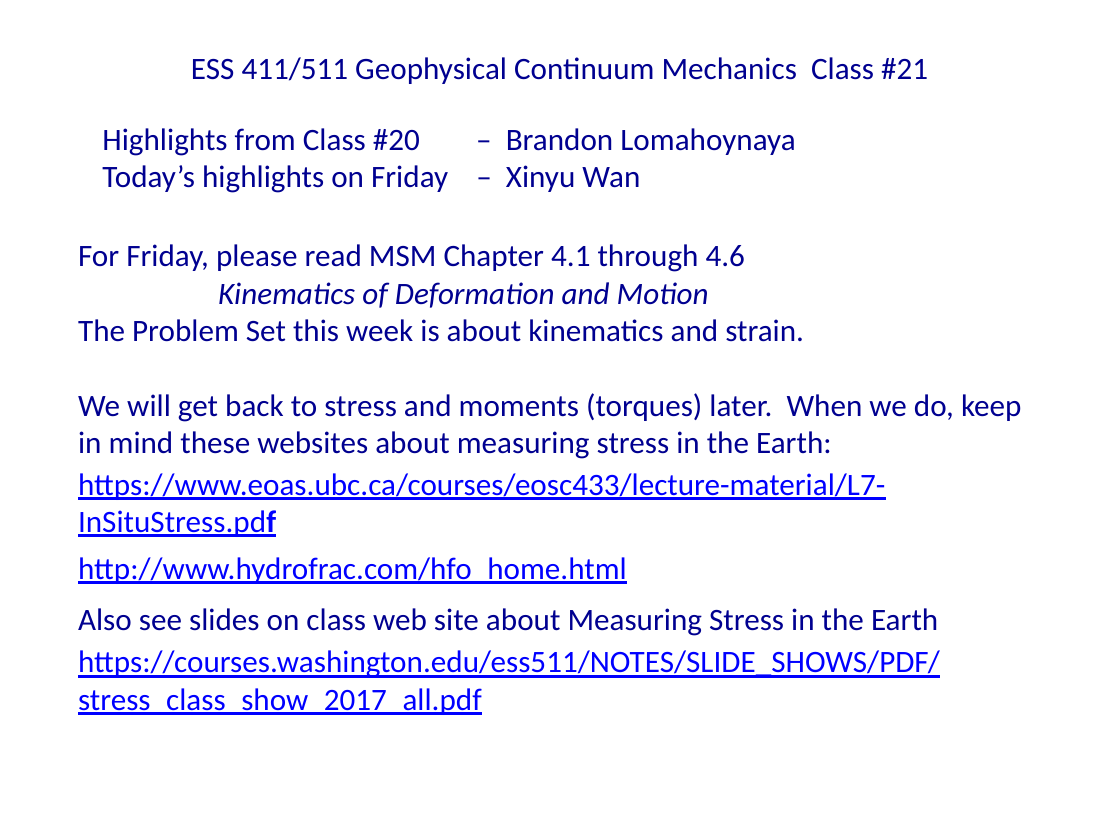
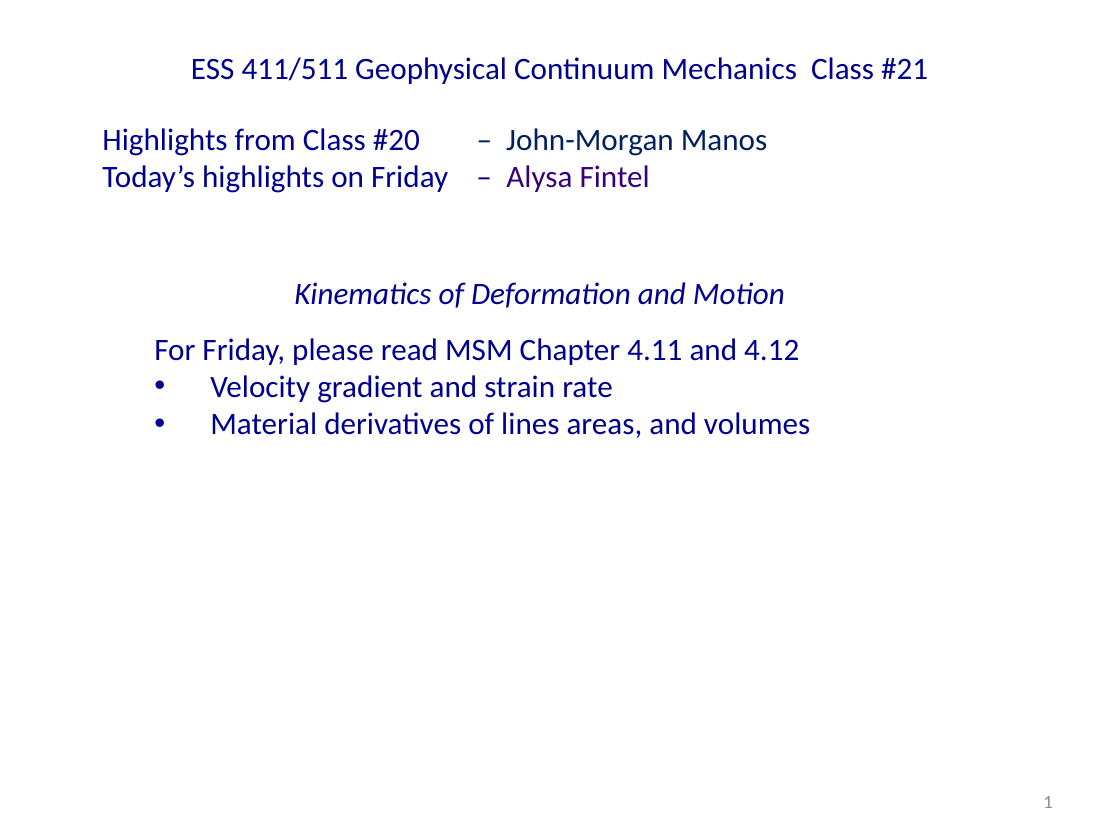
Before and after one commit to UW-geophysics-edu/ess-411-511, a slide deck: slide 1 of lectures/pptx/ESS411_511_Class_21.pptx. Drawn at 1120x840 pixels with LibreOffice and Linux fonts; fonts in the diff are those of the drawing. Boxes give left, top, right and bottom in pixels: in the first picture for what was removed or moved away, otherwise in the second. Text is boxed around its words. In the diff, an @@ line names an element or a change of style, - is before the commit and + after.

```diff
--- a/lectures/pptx/ESS411_511_Class_21.pptx
+++ b/lectures/pptx/ESS411_511_Class_21.pptx
@@ text at [102,128,768,193]: text changed @@
-Highlights from Class #20 – Brandon Lomahoynaya
-Today’s highlights on Friday – Xinyu Wan
+Highlights from Class #20 – John-Morgan Manos
+Today’s highlights on Friday – Alysa Fintel
@@ text at [78,244,745,272]: paragraph removed @@
-For Friday, please read MSM Chapter 4.1 through 4.6
@@ text "Kinematics of Deformation and Motion": place and size @@
-text "Kinematics of Deformation and Motion" at [78,244,1021,715]
+text "Kinematics of Deformation and Motion" at [154,282,810,438]
@@ text at [294,282,785,308]: more space between paragraphs @@
@@ text at [154,338,810,438]: text changed @@
-The Problem Set this week is about kinematics and strain.
-We will get back to stress and moments (torques) later. When we do, keep in mind these websites about measuring stress in the Earth:
-https://www.eoas.ubc.ca/courses/eosc433/lecture-material/L7-InSituStress.pdf
-http://www.hydrofrac.com/hfo_home.html
-Also see slides on class web site about Measuring Stress in the Earth
-https://courses.washington.edu/ess511/NOTES/SLIDE_SHOWS/PDF/stress_class_show_2017_all.pdf
+For Friday, please read MSM Chapter 4.11 and 4.12
+• Velocity gradient and strain rate
+• Material derivatives of lines areas, and volumes
@@ page number added at [1043,796,1052,808], 12 pt, text #8C8C8C @@
+1
```
Also in this commit, not shown: 3 other slides changed, 14 slides added, 29 slides removed, 2 other files.
